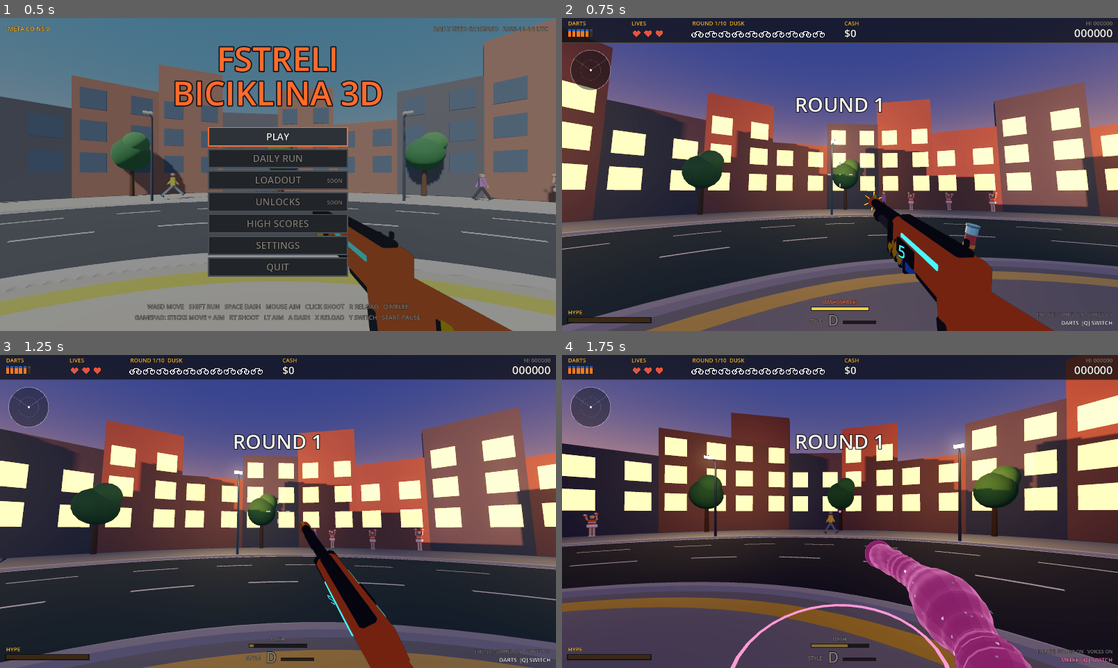
Above: before the commit, frames 1-4 (two rows, left to right).
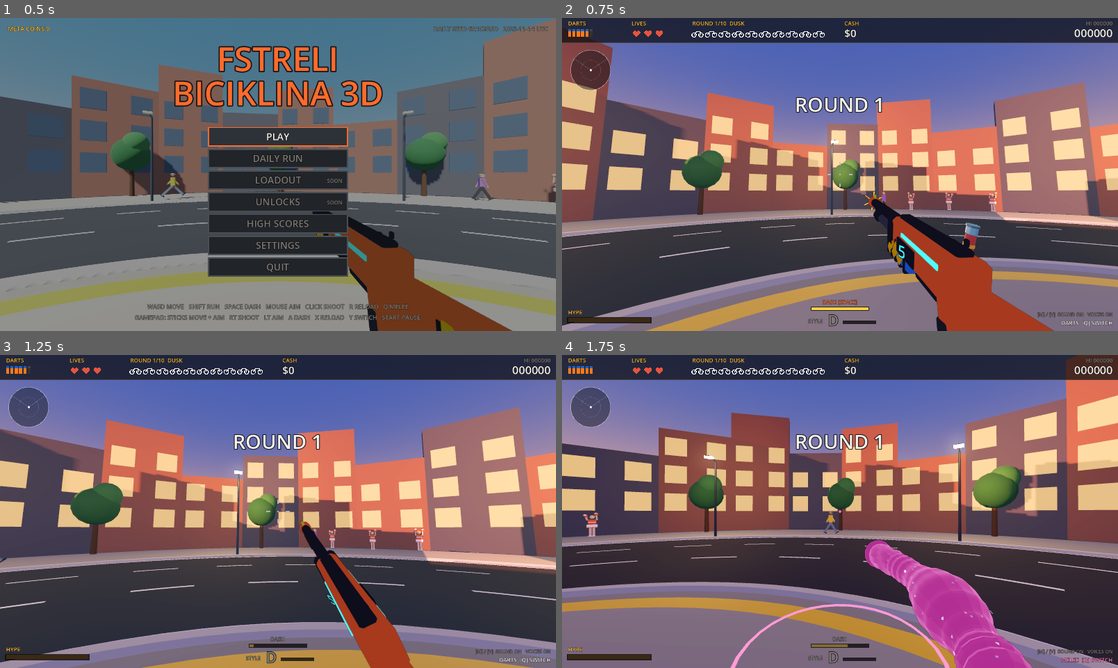
Above: after the commit, the same moments.

Repository: GVihi/FstreliBiciklina3D
Game: Godot game, scene res://main.tscn
The game is run twice, just before and just after one commit, with the same random seed, the same clock (stepped at 60 frames per second) and the same inputs.
Inputs (mouse positions are in pixels of both pictures, inside the frame that each line leads up to):
- Up to frame 1 (0.5 s): no input
- Up to frame 2 (0.75 s): tap Enter at 0.5 s; move the mouse to (962, 158) at 0.52 s; hold Right from 0.53 s (still down); tap R at 0.6 s; click (962, 158) at 0.67 s
- Up to frame 3 (1.25 s): keep holding Right; tap Space at 0.77 s
- Up to frame 4 (1.75 s): move the mouse to (812, 511) at 1.27 s; release Right at 1.28 s; hold Up from 1.28 s (still down); tap Q at 1.35 s; tap Space at 1.52 s

Frame 1 is identical in both runs. In frame 2, 73% of the frame differs, in the area x 0-100%, y 8-100%; in frame 3, 67%; in frame 4, 72%.

Commit message:
Set up GOLDEN HOUR, DUSK and NIGHT lighting (F1)
Roadmap item: "Lighting for GOLDEN HOUR, DUSK and NIGHT (warm lamp pools and
lit windows, medium-dark sky, nothing hides in the dark)".

- Content.THEMES: GOLDEN HOUR gets a higher sun (shorter shadows) and more
  warm fill light; DUSK and NIGHT get a lighter blue sky, stronger fill light
  so the road stays readable, and a dimmer window glow.
- world.gd: lit windows use a warm orange glow so they no longer burn out to
  white; street lamps reach 16 m with more energy for warmer pools.

Checked with Godot 4.7 on a software renderer (Compatibility), before and
after screenshots for each theme in docs/screenshots/; gdlint, gdformat, the
arena/rider/pedestrian/boss checks and the headless load pass. Not checked:
real hardware, Forward+, frame time, lamp pools in motion.

Co-Authored-By: Claude Sonnet 5.5 <noreply@anthropic.com>
Claude-Session: https://claude.ai/code/session_019FKUN6xdegLdhBAVrMgTUL

Diff:
--- a/scripts/content.gd
+++ b/scripts/content.gd
@@ -37,42 +37,42 @@
 	},
 	{
 		"name": "GOLDEN HOUR",
-		"top": Color.html("#6d9bd0"),
-		"hor": Color.html("#f7d9a8"),
+		"top": Color.html("#78a8dc"),
+		"hor": Color.html("#fbdcaa"),
 		"sun": Color.html("#ffb865"),
-		"sun_e": 1.2,
-		"sun_x": -16.0,
+		"sun_e": 1.25,
+		"sun_x": -22.0,
 		"sun_y": -60.0,
-		"amb": Color(0.78, 0.66, 0.55),
-		"amb_e": 0.7,
+		"amb": Color(0.86, 0.72, 0.62),
+		"amb_e": 0.9,
 		"lamps": false,
-		"lit": 0.4
+		"lit": 0.3
 	},
 	{
 		"name": "DUSK",
-		"top": Color.html("#2c3770"),
-		"hor": Color.html("#f09a68"),
+		"top": Color.html("#3b4c92"),
+		"hor": Color.html("#f4a06e"),
 		"sun": Color.html("#ff8a5a"),
-		"sun_e": 0.55,
-		"sun_x": -7.0,
+		"sun_e": 0.7,
+		"sun_x": -9.0,
 		"sun_y": -70.0,
-		"amb": Color(0.42, 0.38, 0.55),
-		"amb_e": 0.7,
+		"amb": Color(0.52, 0.48, 0.68),
+		"amb_e": 1.0,
 		"lamps": true,
-		"lit": 1.2
+		"lit": 0.8
 	},
 	{
 		"name": "NIGHT",
-		"top": Color.html("#050a1e"),
-		"hor": Color.html("#26345c"),
-		"sun": Color.html("#8fa8ff"),
-		"sun_e": 0.3,
+		"top": Color.html("#14245a"),
+		"hor": Color.html("#40568f"),
+		"sun": Color.html("#a3b8ff"),
+		"sun_e": 0.5,
 		"sun_x": -45.0,
 		"sun_y": 35.0,
-		"amb": Color(0.22, 0.27, 0.45),
-		"amb_e": 0.8,
+		"amb": Color(0.34, 0.4, 0.62),
+		"amb_e": 1.0,
 		"lamps": true,
-		"lit": 2.0
+		"lit": 1.0
 	}
 ]
 static var BOSS_KINDS = ["mower", "wifi", "minister"]
--- a/scripts/world.gd
+++ b/scripts/world.gd
@@ -54,7 +54,7 @@
 	var leaf = Util.mat(Color(0.18, 0.38, 0.2), 1.0)
 	var leaf2 = Util.mat(Color(0.24, 0.46, 0.24), 1.0)
 
-	var win_mat = Util.glow(Color(1.0, 0.85, 0.5), 0.0)
+	var win_mat = Util.glow(Color(1.0, 0.74, 0.38), 0.0)  # warm orange so lit windows never burn out to white
 	win_mat.albedo_color = Color(0.25, 0.32, 0.4)
 	var lamp_mat = Util.glow(Color(1.0, 0.9, 0.65), 0.0)
 	out["win_mat"] = win_mat
@@ -160,9 +160,9 @@
 		Util.box(lp, Vector3(0.45, 0.1, 0.28), Vector3(0, 5.12, 1.3), lamp_mat)
 		var ol = OmniLight3D.new()
 		ol.position = Vector3(0, 4.9, 1.3)
-		ol.omni_range = 13.0
-		ol.light_energy = 2.2
-		ol.light_color = Color(1.0, 0.85, 0.6)
+		ol.omni_range = 16.0
+		ol.light_energy = 3.2  # a warm pool on the road under each lamp
+		ol.light_color = Color(1.0, 0.8, 0.5)
 		ol.visible = false
 		lp.add_child(ol)
 		lamps.append(ol)
Binary file added: docs/screenshots/f1-dusk-after.png
Binary file added: docs/screenshots/f1-dusk-before.png
Binary file added: docs/screenshots/f1-golden-hour-after.png
Binary file added: docs/screenshots/f1-golden-hour-before.png
Binary file added: docs/screenshots/f1-night-after.png
Binary file added: docs/screenshots/f1-night-before.png
Not shown, changed: README.md
